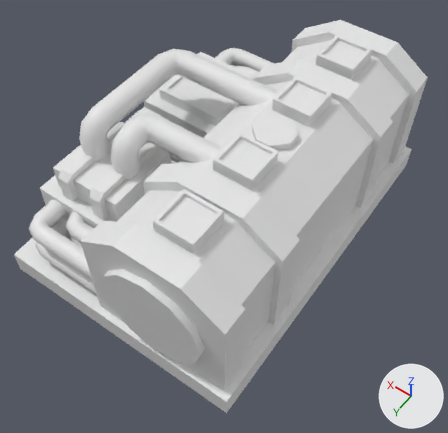
An edit to the OBJ model src/main/resources/assets/hbm/models/machines/pyrooven.obj, drawn before and after from the same camera.
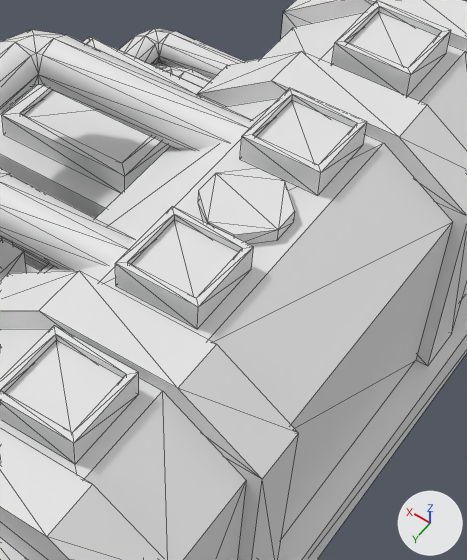
Each version is shown whole from a 50 mm camera at (-4.71, 6.66, 10.33) aimed at (-0.44, 0.68, 0.93), then close up on the part from 35% to 85% of the width and 8% to 69% of the height. Every picture has the same lights, and +X, +Y and +Z are marked at lower right. The first two pictures are the older version. The close-ups show mesh edges as thin lines. Where no turn or scale is listed for an object, it has been applied to the vertices.

The first close-up shows 'Oven'.
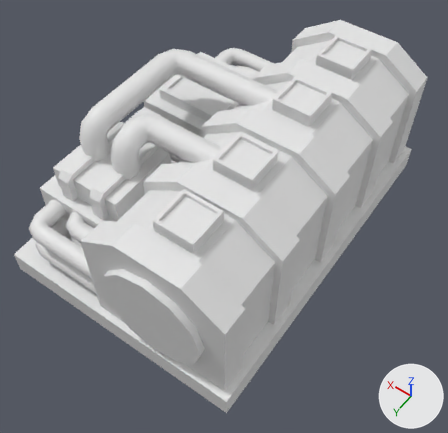
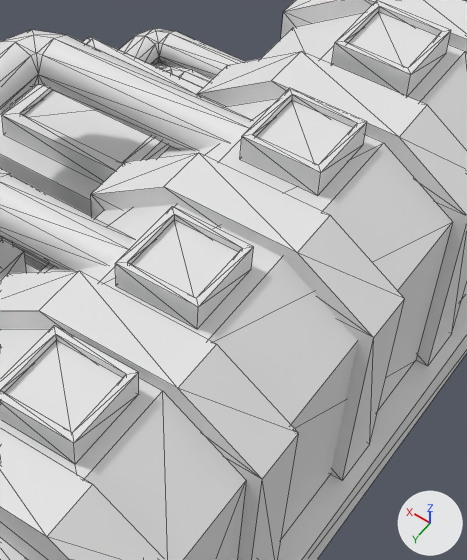
What differs and where, as boxes [x1, y1, x2, y2] in the close-ups (467 x 560 px):
part 1 of me_oven, added
    after: [91, 152, 404, 481]

Patch to the scene script:
```diff
--- a/src/main/resources/assets/hbm/models/machines/pyrooven.obj.py
+++ b/src/main/resources/assets/hbm/models/machines/pyrooven.obj.py
@@ me_oven @@
 # used by ob_oven; location = (0.0, 0.0, 0.0)
-me_oven.from_pydata(...)  # 808 vertices, 1156 faces; spans x -2.5..2.5, y -3.5..3.5, z 0.0..3.13
+me_oven.from_pydata(...)  # 804 vertices, 1152 faces; spans x -2.5..2.5, y -3.5..3.5, z 0.0..3.13
+# me_oven part 1: the loose piece of 12 vertices spanning x -2.38..0.38, y 1.38..1.88, z 0.5..3.0 is copied, and the copy is moved by (0.0, -1.63, 0.0); it spans x -2.38..0.38, y -0.25..0.25, z 0.5..3.0
+# other edits to the shape of me_oven do not show in these pictures
```
